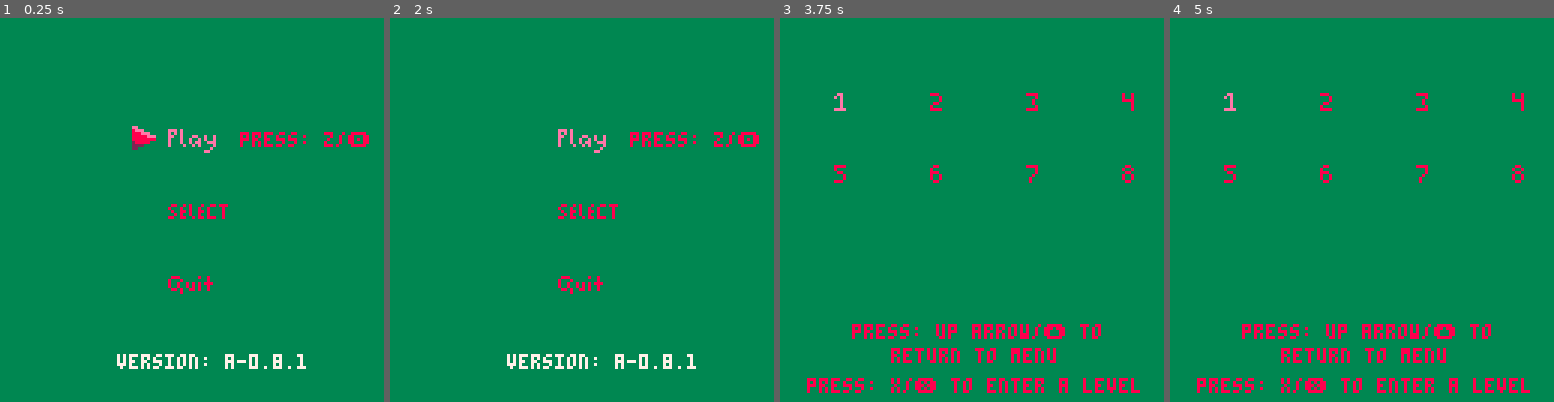
Above: before the commit, frames 1-4 (left to right).
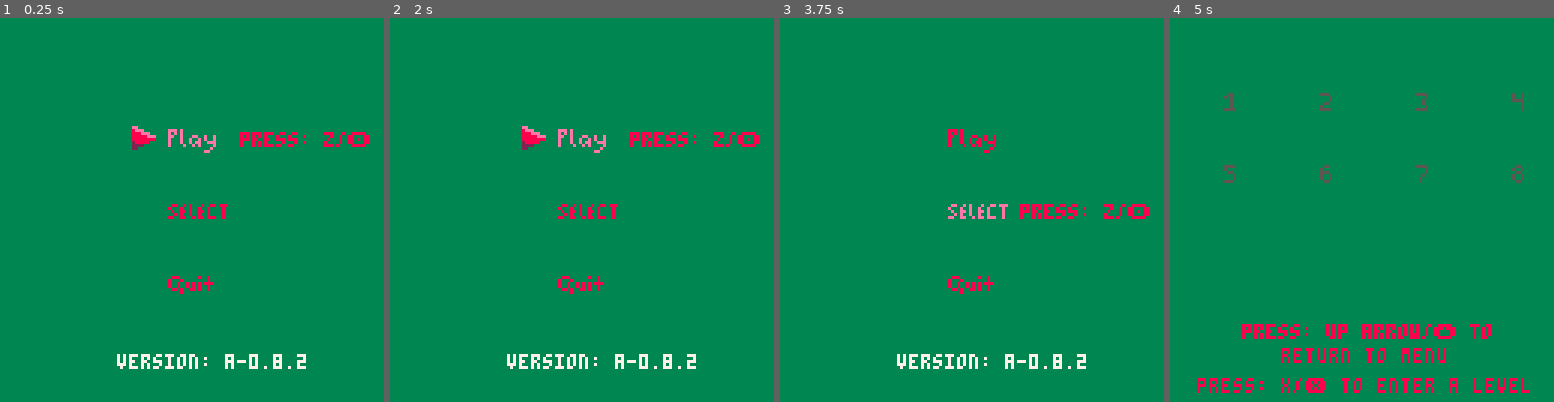
Above: after the commit, the same moments.

Repository: Professionaldiot/Puzzles_Now_With_Death
Game: PICO-8 cartridge main-menu.p8
The game is run twice, just before and just after one commit, with the same random seed, the same clock (stepped at 60 frames per second) and the same inputs.
Inputs:
- Up to frame 1 (0.25 s): no input
- Up to frame 2 (2 s): tap X (X key) at 0.33, 1.07, 1.85 s; tap O (Z key) at 0.7, 1.7 s; hold Right from 1.6 s (still down)
- Up to frame 3 (3.75 s): release Right at 2.1 s; tap O (Z key) every 0.4 s from 2.1 to 3.7 s; hold Up 2.15-2.42 s; hold Right 2.47-3.03 s; tap X (X key) at 2.97 s; hold Left 3.08-3.58 s; hold Down from 3.63 s (still down)
- Up to frame 4 (5 s): release Down at 3.97 s; hold Right 4.02-4.68 s; tap X (X key) at 4.08 s; tap O (Z key) at 4.1, 4.5, 4.9 s; hold Up from 4.73 s (still down)

The runs differ from the first frame. In frame 1, less than 0.1% of the frame differs, in the area x 77-80%, y 87-91%; in frame 2, 0.3%; in frame 3, 5.4%, in the area x 7-97%, y 19-98%; in frame 4, 0.6%.

Commit message:
v0.8.2
fixed selection screen flickering

Diff:
--- a/main-menu.p8
+++ b/main-menu.p8
@@ -14,13 +14,13 @@
 		canmove_d=true
 		canmove_u=true
 		action="play"
-		version="0.8.1"
+		version="0.8.2"
 		level_select_init()
 		--export -i 64 game-test.bin
 		--.capstone.p8 level2.p8
 end
 
-function _update60()
+function _update()
 
 		local menu={}
 				menu.play_top=24
@@ -123,13 +123,10 @@
 end
 
 
---add gray sprites where to
---where you could move?
---would solve flickering issue
 function draw_gray_sprites()
 		for l in all(lvl) do
 				if l.name>dget(12) then
-						l.g=false
+						l.g=true
 				end
 		end
 		for v in all(lvl) do
@@ -140,8 +137,26 @@
 				print(str1,cx+24,cy+102)
 				print(str2,cx+37,cy+110)
 				print(str3,cx+9,cy+120)
+
+				print(str1,cx+168,cy+102)
+				print(str2,cx+181,cy+110)
+				print(str3,cx+153,cy+120)
+
+				print(str1,cx-120,cy+102)
+				print(str2,cx-107,cy+110)
+				print(str3,cx-135,cy+120)
+
+				print(str1,cx+24,cy-42)
+				print(str2,cx+37,cy-34)
+				print(str3,cx+9,cy-24)
+
+				print(str1,cx+24,cy+246)
+				print(str2,cx+37,cy+254)
+				print(str3,cx+9,cy+264)
 						if v.g then
 								spr(v.name+39,(v.x-v.cx)+cx+12,(v.y-v.cy)+cy)
+								spr(v.name+39,(v.x-v.cx)+cx-132,(v.y-v.cy)+cy)
+								spr(v.name+39,(v.x-v.cx)+cx+156,(v.y-v.cy)+cy)
 						end
 				end
 		end
